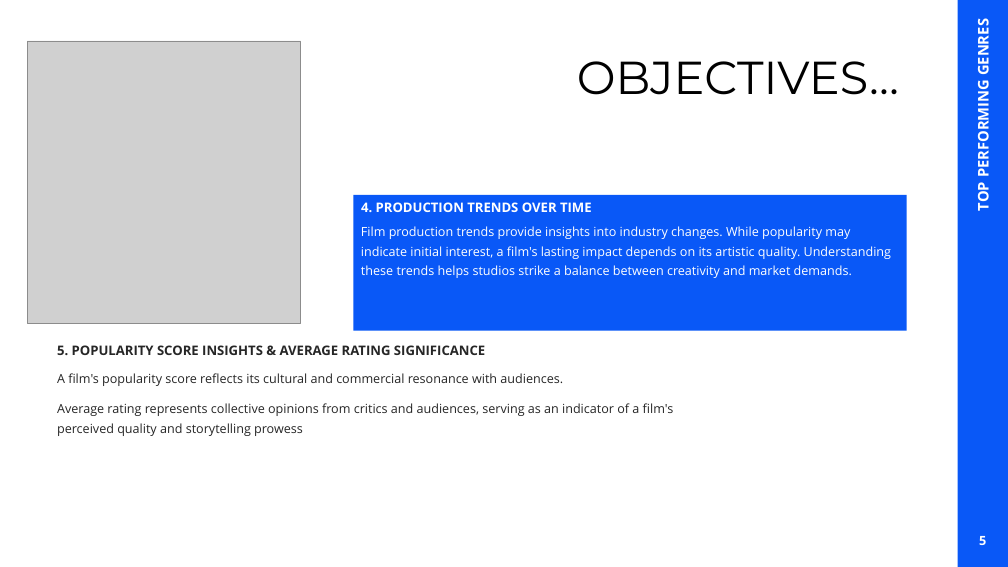
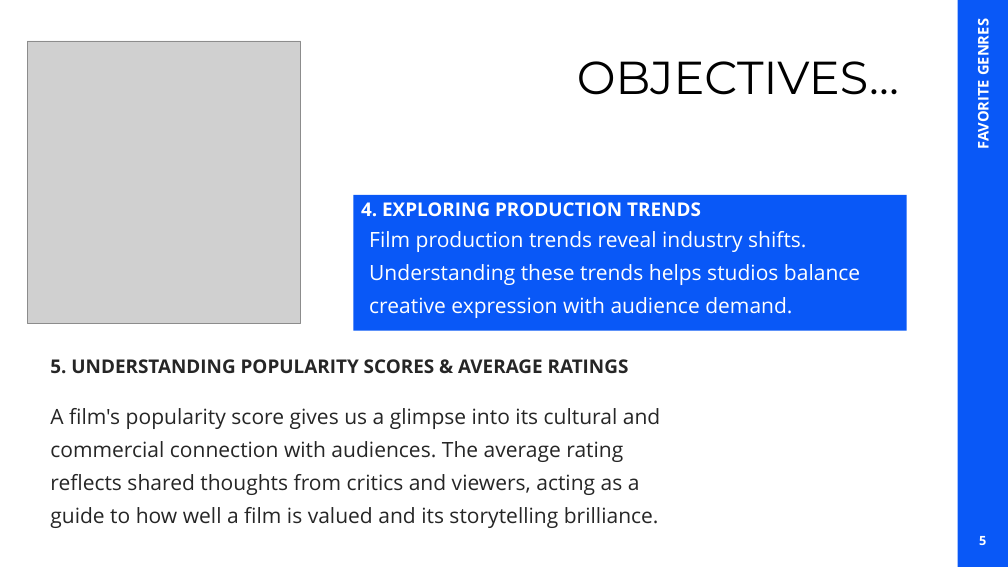
Before and after one commit to mikabenson/PHASE2_PROJECT-inferential-statistics-, a slide deck: slide 5 of Phase 2 Project_Group 5.pptx. Drawn at 1008x567 pixels with LibreOffice and Linux fonts; fonts in the diff are those of the drawing; grey boxes stand for pictures. Boxes give left, top, right and bottom in pixels: in the first picture for what was removed or moved away, otherwise in the second. Text is boxed around its words. In the diff, an @@ line names an element or a change of style, - is before the commit and + after.

```diff
--- a/Phase 2 Project_Group 5.pptx
+++ b/Phase 2 Project_Group 5.pptx
@@ text at (973,24,993,148): text changed @@
-TOP PERFORMING GENRES
+FAVORITE GENRES
@@ text at (361,202,701,217): text changed; size 12.5 to 18 pt @@
-4. PRODUCTION TRENDS OVER TIME
+4. EXPLORING PRODUCTION TRENDS
@@ text at (369,231,860,318): text changed; size 12 to 20 pt @@
-Film production trends provide insights into industry changes. While popularity may indicate initial interest, a film's lasting impact depends on its artistic quality. Understanding these trends helps studios strike a balance between creativity and market demands.
+Film production trends reveal industry shifts. Understanding these trends helps studios balance creative expression with audience demand.
@@ text at (50,359,629,374): text changed; size 12.5 to 18 pt @@
-5. POPULARITY SCORE INSIGHTS & AVERAGE RATING SIGNIFICANCE
+5. UNDERSTANDING POPULARITY SCORES & AVERAGE RATINGS
@@ text at (50,408,660,528): text changed; size 12 to 20 pt @@
-A film's popularity score reflects its cultural and commercial resonance with audiences.
-Average rating represents collective opinions from critics and audiences, serving as an indicator of a film's perceived quality and storytelling prowess
+A film's popularity score gives us a glimpse into its cultural and commercial connection with audiences. The average rating reflects shared thoughts from critics and viewers, acting as a guide to how well a film is valued and its storytelling brilliance.
```
Also in this commit, not shown: 13 other slides changed, 3 slides added, 1 slide removed, 2 other files.
